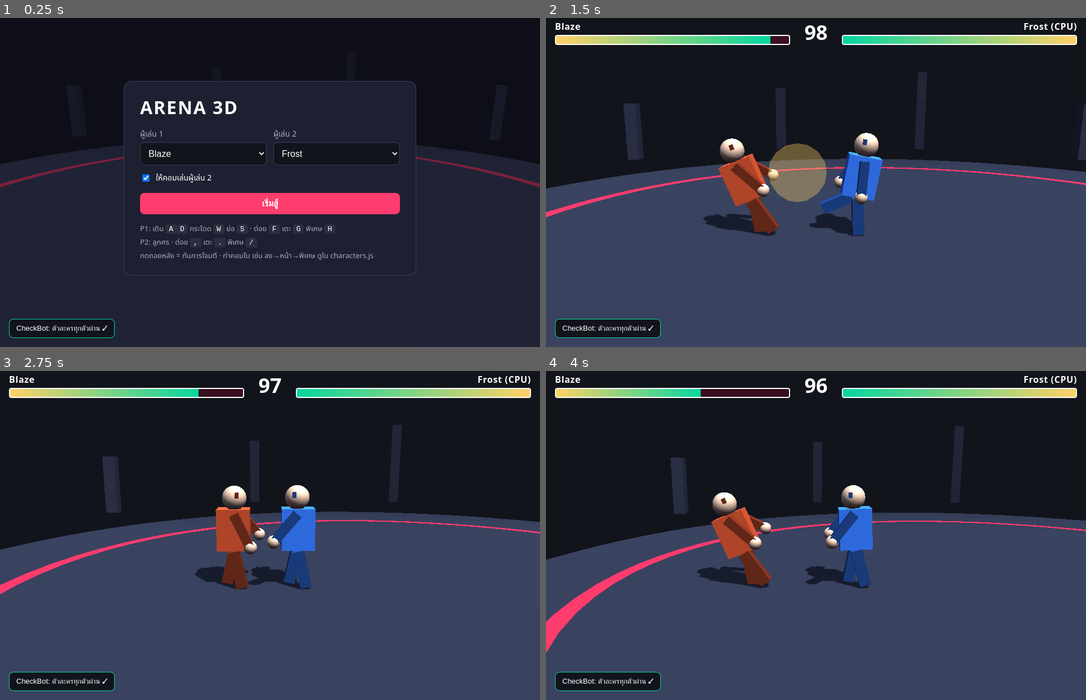
Above: before the commit, frames 1-4 (two rows, left to right).
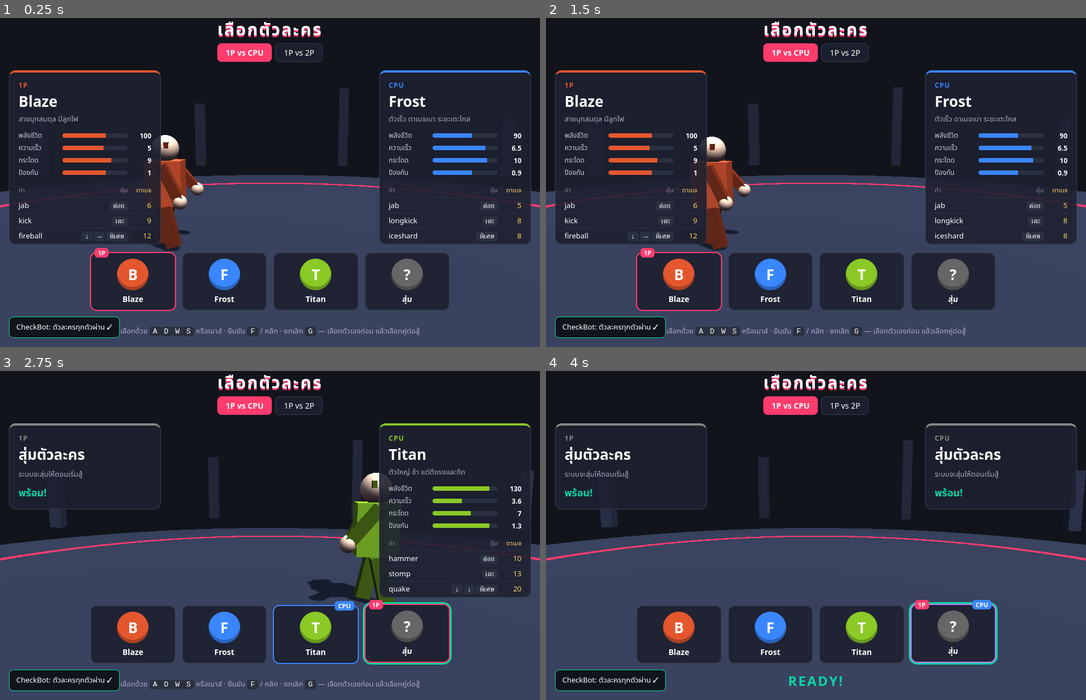
Above: after the commit, the same moments.

Repository: asiasuperxs-cloud/Anime-Game
Game: browser game, page index.html
Same seed, same stepped clock (60 frames per second), same inputs: the game is played once before the commit and once after it.
Inputs (mouse positions are in pixels of both pictures, inside the frame that each line leads up to):
- Up to frame 1 (0.25 s): no input
- Up to frame 2 (1.5 s): click "เริ่มสู้" (after the commit: "1P vs CPU") at 0.27 s; hold Right from 1.03 s (still down); tap Space at 1.1 s
- Up to frame 3 (2.75 s): release Right at 1.53 s; hold Down 1.58-1.85 s; tap Space at 1.6, 2.1, 2.6 s; hold Left 1.9-2.47 s; click (405, 634) at 2.02 s, where only the run after the commit has a clickable "? สุ่ม"; tap D at 2.52 s; hold Up from 2.52 s (still down)
- Up to frame 4 (4 s): release Up at 2.82 s; hold Right 2.87-3.53 s; tap Space at 3.1, 3.6 s; click (951, 634) at 3.27 s, where only the run after the commit has a clickable "? สุ่ม 1P"; tap A at 3.52 s; hold Up 3.58-3.82 s; hold Left from 3.87 s (still down)

The runs differ from the first frame. In frame 1, 38% of the frame differs, in the area x 0-100%, y 1-100%; in frame 2, 39%, in the area x 0-100%, y 1-98%; in frame 3, 34%; in frame 4, 27%.

Commit message:
Add character select screen

Diff:
--- a/game.js
+++ b/game.js
@@ -32,7 +32,7 @@
       msg: e ? `อ่านไฟล์ไม่ได้ (บรรทัด ${e.line}): ${e.msg}` : 'ไม่พบ window.CHARACTERS',
       fix: 'มักเกิดจากลืม comma, วงเล็บ { } [ ] ไม่ครบ หรือเครื่องหมายคำพูดไม่ปิด — รัน  node check-bot.js  เพื่อดูตำแหน่ง'
     }]);
-    $('startBtn').disabled = true;
+    $('select').classList.add('hidden');
     return;
   }
   const report = CheckBot.validate(window.CHARACTERS);
@@ -264,13 +264,7 @@
   }
 
   // ---------------- Game flow ----------------
-  const game = { state: 'menu', fighters: [], timer: ROUND_TIME, cpu: true, picks: [0, 1] };
-
-  const sel1 = $('p1'), sel2 = $('p2');
-  ROSTER.forEach((c, i) => { sel1.add(new Option(c.name, i)); sel2.add(new Option(c.name, i)); });
-  if (ROSTER.length > 1) sel2.value = 1;
-  if (ROSTER.length < 1) $('startBtn').disabled = true;
-  $('startBtn').onclick = () => { game.picks = [+sel1.value, +sel2.value]; game.cpu = $('cpu').checked; startRound(); };
+  const game = { state: 'select', fighters: [], timer: ROUND_TIME, cpu: true, picks: [0, 1] };
 
   function banner(text, ms) {
     const b = $('banner'); b.innerHTML = text; b.style.opacity = 1;
@@ -278,13 +272,14 @@
   }
 
   function startRound() {
+    clearPreviews();
     game.fighters.forEach(f => f.dispose());
     projectiles.forEach(p => scene.remove(p.mesh)); projectiles = [];
     const [a, b] = game.picks;
     const f1 = new Fighter(ROSTER[a], 0), f2 = new Fighter(ROSTER[b], 1);
     f1.opp = f2; f2.opp = f1; f2.cpuHold = 0;
     game.fighters = [f1, f2]; game.timer = ROUND_TIME; game.state = 'fight';
-    $('menu').classList.add('hidden'); $('hud').classList.remove('hidden');
+    $('select').classList.add('hidden'); $('hud').classList.remove('hidden');
     $('n1').textContent = f1.def.name; $('n2').textContent = f2.def.name + (game.cpu ? ' (CPU)' : '');
     banner('FIGHT!', 900);
   }
@@ -297,7 +292,7 @@
   }
 
   function step() {
-    if (game.state === 'menu') return;
+    if (game.state === 'select') return;
     const [f1, f2] = game.fighters;
     if (game.cpu) cpuThink(f2);
     f1.update(); f2.update(); updateFx();
@@ -313,6 +308,138 @@
     }
   }
 
+  // ---------------- หน้าเลือกตัวละคร ----------------
+  const N = ROSTER.length;                    // ช่องสุดท้าย (index N) = สุ่ม
+  const COLS = Math.min(N + 1, 6);
+  const sel = { cur: [0, Math.min(1, N - 1)], locked: [false, false], previews: [null, null], startT: null };
+  const STAT_MAX = { hp: 150, speed: 8, jump: 12, defense: 1.5 };
+  const STAT_TH = { hp: 'พลังชีวิต', speed: 'ความเร็ว', jump: 'กระโดด', defense: 'ป้องกัน' };
+  const TOKEN_TH = { U: '↑', D: '↓', F: '→', B: '←', P: 'ต่อย', K: 'เตะ', S: 'พิเศษ' };
+
+  function buildGrid() {
+    const grid = $('grid');
+    grid.style.gridTemplateColumns = `repeat(${COLS}, 1fr)`;
+    grid.innerHTML = ROSTER.map((c, i) =>
+      `<button class="ch" data-i="${i}" style="--c:${c.color}"><span class="face">${esc(c.name[0])}</span><span class="nm">${esc(c.name)}</span><i class="b1">1P</i><i class="b2">2P</i></button>`
+    ).join('') + `<button class="ch rnd" data-i="${N}" style="--c:#666"><span class="face">?</span><span class="nm">สุ่ม</span><i class="b1">1P</i><i class="b2">2P</i></button>`;
+    grid.querySelectorAll('.ch').forEach(btn => {
+      btn.onclick = () => {
+        const slot = activeSlotForMouse(); if (slot < 0) return;
+        sel.cur[slot] = +btn.dataset.i; lock(slot);
+      };
+      btn.onmouseenter = () => {
+        const slot = activeSlotForMouse(); if (slot < 0 || sel.cur[slot] === +btn.dataset.i) return;
+        sel.cur[slot] = +btn.dataset.i; refresh(slot);
+      };
+    });
+  }
+
+  function activeSlotForMouse() { return !sel.locked[0] ? 0 : !sel.locked[1] ? 1 : -1; }
+  // ปุ่มของผู้เล่น kp (0/1) คุมช่องไหน — โหมด CPU ให้ P1 เลือกทั้งตัวเองและคู่ต่อสู้
+  function slotForKeys(kp) {
+    if (game.cpu) return kp === 0 ? (sel.locked[0] ? 1 : 0) : -1;
+    return kp;
+  }
+
+  function sidePanel(slot) {
+    const i = sel.cur[slot], el = $(slot ? 'side2' : 'side1');
+    const tag = slot === 0 ? '1P' : (game.cpu ? 'CPU' : '2P');
+    const status = sel.locked[slot] ? '<div class="st ok">พร้อม!</div>'
+      : (activeSlotForMouse() === slot || !game.cpu) ? '<div class="st">กำลังเลือก…</div>' : '<div class="st dim">รอ</div>';
+    if (i === N) { el.innerHTML = `<div class="tag">${tag}</div><h2>สุ่มตัวละคร</h2><p>ระบบจะสุ่มให้ตอนเริ่มสู้</p>${status}`; el.style.setProperty('--c', '#888'); return; }
+    const c = ROSTER[i];
+    el.style.setProperty('--c', c.color);
+    const bars = Object.keys(STAT_MAX).map(k =>
+      `<div class="stat"><span>${STAT_TH[k]}</span><div class="sb"><div style="width:${Math.min(100, c.stats[k] / STAT_MAX[k] * 100)}%"></div></div><b>${c.stats[k]}</b></div>`).join('');
+    const moves = Object.keys(c.moves).map(n => {
+      const m = c.moves[n];
+      const keys = m.input.trim().split(/\s+/).map(t => `<kbd>${TOKEN_TH[t] || t}</kbd>`).join('');
+      return `<li><span>${esc(n)}</span><span>${keys}</span><em>${m.damage}</em></li>`;
+    }).join('');
+    el.innerHTML = `<div class="tag">${tag}</div><h2>${esc(c.name)}</h2>${c.description ? `<p>${esc(c.description)}</p>` : ''}${bars}<ul class="mv"><li class="hd"><span>ท่า</span><span>ปุ่ม</span><em>ดาเมจ</em></li>${moves}</ul>${status}`;
+  }
+
+  function refresh(changedSlot) {
+    $('grid').querySelectorAll('.ch').forEach(btn => {
+      const i = +btn.dataset.i;
+      btn.classList.toggle('p1', sel.cur[0] === i);
+      btn.classList.toggle('p2', sel.cur[1] === i && (sel.locked[0] || !game.cpu));
+      btn.classList.toggle('lk1', sel.locked[0] && sel.cur[0] === i);
+      btn.classList.toggle('lk2', sel.locked[1] && sel.cur[1] === i);
+    });
+    $('grid').querySelectorAll('.b2').forEach(b => b.textContent = game.cpu ? 'CPU' : '2P');
+    sidePanel(0); sidePanel(1);
+    $('modeCpu').classList.toggle('on', game.cpu); $('modeVs').classList.toggle('on', !game.cpu);
+    $('selHelp').innerHTML = game.cpu
+      ? 'เลือกด้วย <kbd>A</kbd><kbd>D</kbd><kbd>W</kbd><kbd>S</kbd> หรือเมาส์ · ยืนยัน <kbd>F</kbd> / คลิก · ยกเลิก <kbd>G</kbd> — เลือกตัวเองก่อน แล้วเลือกคู่ต่อสู้'
+      : '1P: <kbd>A</kbd><kbd>D</kbd><kbd>W</kbd><kbd>S</kbd> ยืนยัน <kbd>F</kbd> ยกเลิก <kbd>G</kbd> · 2P: ลูกศร ยืนยัน <kbd>,</kbd> ยกเลิก <kbd>.</kbd>';
+    if (changedSlot !== undefined) setPreview(changedSlot);
+  }
+
+  function setPreview(slot) {
+    if (sel.previews[slot]) sel.previews[slot].dispose();
+    sel.previews[slot] = null;
+    const i = sel.cur[slot];
+    if (i === N || (slot === 1 && game.cpu && !sel.locked[0])) return;
+    const f = new Fighter(ROSTER[i], slot);
+    f.x = slot ? 2.2 : -2.2; f.facing = slot ? -1 : 1;
+    sel.previews[slot] = f;
+  }
+  function clearPreviews() { sel.previews.forEach(f => f && f.dispose()); sel.previews = [null, null]; }
+
+  function lock(slot) {
+    sel.locked[slot] = true;
+    if (sel.cur[slot] === N) { /* สุ่มตอนเริ่ม */ }
+    refresh(slot);
+    if (game.cpu && slot === 0) refresh(1);
+    const f = sel.previews[slot];
+    if (f && f.moveList.length) { f.move = f.moveList[Math.floor(Math.random() * f.moveList.length)]; f.moveFrame = 0; }
+    if (sel.locked[0] && sel.locked[1]) {
+      $('selHelp').innerHTML = '<b class="ready">READY!</b>';
+      sel.startT = setTimeout(() => {
+        game.picks = sel.cur.map(i => i === N ? Math.floor(Math.random() * N) : i);
+        startRound();
+      }, 900);
+    }
+  }
+  function unlock(slot) {
+    clearTimeout(sel.startT);
+    sel.locked[slot] = false; refresh(slot);
+    if (game.cpu && slot === 0) refresh(1);
+  }
+
+  function selectKey(kp, k) {
+    const slot = slotForKeys(kp);
+    if (k === 'K') {                       // ยกเลิก
+      if (game.cpu) { if (sel.locked[1]) unlock(1); else if (sel.locked[0]) unlock(0); }
+      else if (sel.locked[kp]) unlock(kp);
+      return;
+    }
+    if (slot < 0 || sel.locked[slot]) return;
+    if (k === 'P' || k === 'S') { lock(slot); return; }
+    const total = N + 1, step = { L: -1, R: 1, U: -COLS, D: COLS }[k];
+    if (!step) return;
+    let n = sel.cur[slot] + step;
+    if (k === 'L' || k === 'R') n = (n + total) % total;
+    else if (n < 0 || n >= total) return;
+    sel.cur[slot] = n; refresh(slot);
+  }
+
+  function openSelect() {
+    game.state = 'select';
+    game.fighters.forEach(f => f.dispose()); game.fighters = [];
+    projectiles.forEach(p => scene.remove(p.mesh)); projectiles = [];
+    clearTimeout(sel.startT);
+    sel.locked = [false, false];
+    $('select').classList.remove('hidden'); $('hud').classList.add('hidden'); $('banner').style.opacity = 0;
+    refresh(0); refresh(1);
+  }
+
+  $('modeCpu').onclick = () => { game.cpu = true; openSelect(); };
+  $('modeVs').onclick = () => { game.cpu = false; openSelect(); };
+  if (N < 1) { $('selHelp').textContent = 'ไม่มีตัวละครที่ผ่าน CheckBot — ดูรายการ error มุมซ้ายล่าง'; }
+  else { buildGrid(); openSelect(); }
+
   // ---------------- Input ----------------
   const KEYMAP = {
     KeyA: [0, 'L'], KeyD: [0, 'R'], KeyW: [0, 'U'], KeyS: [0, 'D'], KeyF: [0, 'P'], KeyG: [0, 'K'], KeyH: [0, 'S'],
@@ -320,16 +447,15 @@
   };
   addEventListener('keydown', e => {
     if (e.code === 'Enter' && game.state === 'end') return startRound();
-    if (e.code === 'Escape' && game.state !== 'menu') {
-      game.state = 'menu'; $('menu').classList.remove('hidden'); $('hud').classList.add('hidden'); $('banner').style.opacity = 0; return;
-    }
-    const k = KEYMAP[e.code]; if (!k || game.state === 'menu') return;
+    if (e.code === 'Escape' && game.state !== 'select') return openSelect();
+    const k = KEYMAP[e.code]; if (!k) return;
     e.preventDefault(); if (e.repeat) return;
+    if (game.state === 'select') { if (N > 0) selectKey(k[0], k[1]); return; }
     if (k[0] === 1 && game.cpu) return;
     game.fighters[k[0]].press(k[1]);
   });
   addEventListener('keyup', e => {
-    const k = KEYMAP[e.code]; if (!k || game.state === 'menu') return;
+    const k = KEYMAP[e.code]; if (!k || game.state === 'select') return;
     if (k[0] === 1 && game.cpu) return;
     game.fighters[k[0]].release(k[1]);
   });
@@ -341,10 +467,17 @@
   let last = performance.now(), acc = 0;
   function frame(now) {
     acc += Math.min(0.1, (now - last) / 1000); last = now;
-    while (acc >= DT) { step(); acc -= DT; }
+    while (acc >= DT) {
+      step(); acc -= DT;
+      if (game.state === 'select') sel.previews.forEach(f => {
+        if (f && f.move && ++f.moveFrame >= f.move.m.startup + f.move.m.active + f.move.m.recovery) f.move = null;
+      });
+    }
     const t = now / 1000;
-    if (game.state === 'menu' || !game.fighters.length) {
-      camera.position.set(Math.sin(t * 0.2) * 11, 4, Math.cos(t * 0.2) * 11); camera.lookAt(0, 1, 0);
+    if (game.state === 'select') {
+      sel.previews.forEach(f => f && f.pose(t));
+      const wide = innerWidth / innerHeight < 1 ? 13 : 8.5;
+      camera.position.set(Math.sin(t * 0.3) * 0.6, 2.6, wide); camera.lookAt(0, 1.5, 0);
     } else {
       const [f1, f2] = game.fighters;
       f1.pose(t); f2.pose(t);
--- a/index.html
+++ b/index.html
@@ -18,16 +18,51 @@
   .fill { height: 100%; width: 100%; background: linear-gradient(90deg, #ffd166, #06d6a0); transition: width .15s; }
   #timer { font-size: 36px; font-weight: 800; min-width: 60px; text-align: center; }
 
-  #menu { position: fixed; inset: 0; display: grid; place-items: center; background: rgba(10,10,18,.55); }
-  .card { background: #1d2030; border: 1px solid #3a3f55; border-radius: 14px; padding: 24px 28px; width: min(520px, calc(100% - 32px)); }
-  .card h1 { margin: 0 0 16px; font-size: 32px; letter-spacing: .06em; }
-  .row { display: flex; gap: 12px; margin-bottom: 12px; flex-wrap: wrap; }
-  .row label { flex: 1; min-width: 140px; font-size: 14px; color: #aab; }
-  select, button { width: 100%; padding: 10px; font-size: 16px; border-radius: 8px; border: 1px solid #3a3f55; background: #12141c; color: #fff; margin-top: 4px; }
-  #startBtn { background: #ff3c6e; border: 0; font-weight: 700; cursor: pointer; }
-  #startBtn:disabled { opacity: .4; cursor: not-allowed; }
-  .keys { font-size: 13px; color: #aab; line-height: 1.7; margin-top: 14px; }
+  button { font: inherit; color: #fff; background: #12141c; border: 1px solid #3a3f55; border-radius: 8px; padding: 10px; }
+  #select { position: fixed; inset: 0; pointer-events: none; }
+  #select > * { pointer-events: auto; }
+  .sel-title { position: absolute; top: 14px; left: 0; right: 0; text-align: center; font-size: 30px; font-weight: 900; letter-spacing: .08em; text-shadow: 0 3px 0 #ff3c6e; pointer-events: none; }
+  .sel-mode { position: absolute; top: 60px; left: 50%; transform: translateX(-50%); display: flex; gap: 6px; }
+  .sel-mode button { width: auto; margin: 0; padding: 6px 14px; font-size: 14px; cursor: pointer; background: #1d2030cc; }
+  .sel-mode button.on { background: #ff3c6e; border-color: #ff3c6e; font-weight: 700; }
+  .side { position: absolute; top: 108px; left: 16px; width: 270px; max-height: calc(100% - 290px); overflow: auto; background: #1d2030e6; border: 1px solid #3a3f55; border-top: 4px solid var(--c, #888); border-radius: 12px; padding: 14px 16px; }
+  .side.right { left: auto; right: 16px; }
+  .side .tag { font-size: 12px; font-weight: 800; color: var(--c); letter-spacing: .1em; }
+  .side h2 { margin: 2px 0 4px; font-size: 26px; }
+  .side p { margin: 0 0 10px; color: #aab; font-size: 13px; }
+  .stat { display: grid; grid-template-columns: 70px 1fr 34px; align-items: center; gap: 8px; font-size: 12px; color: #ccd; margin: 4px 0; }
+  .stat b { text-align: right; color: #fff; }
+  .sb { height: 8px; background: #2b3040; border-radius: 4px; overflow: hidden; }
+  .sb div { height: 100%; background: var(--c); }
+  .mv { list-style: none; padding: 0; margin: 10px 0 0; font-size: 13px; }
+  .mv li { display: grid; grid-template-columns: 1fr auto 34px; gap: 8px; align-items: center; padding: 4px 0; border-top: 1px solid #2b3040; }
+  .mv li.hd { color: #889; font-size: 11px; border: 0; }
+  .mv em { font-style: normal; text-align: right; color: #ffd166; }
+  .mv kbd { margin-left: 2px; }
+  .st { margin-top: 10px; font-weight: 700; color: #ffd166; }
+  .st.ok { color: #06d6a0; font-size: 18px; } .st.dim { color: #667; }
+  .grid { position: absolute; bottom: 64px; left: 50%; transform: translateX(-50%); display: grid; gap: 10px; width: min(640px, calc(100% - 32px)); }
+  .ch { position: relative; margin: 0; padding: 10px 6px 8px; display: flex; flex-direction: column; align-items: center; gap: 6px; cursor: pointer; background: #1d2030e6; border: 2px solid #3a3f55; border-radius: 12px; transition: transform .1s; }
+  .ch:hover { transform: translateY(-2px); }
+  .ch .face { width: 56px; height: 56px; border-radius: 50%; display: grid; place-items: center; font-size: 26px; font-weight: 900; background: var(--c); box-shadow: inset 0 -6px 0 rgba(0,0,0,.25); }
+  .ch .nm { font-size: 14px; font-weight: 700; }
+  .ch i { position: absolute; top: -9px; font-style: normal; font-size: 11px; font-weight: 800; padding: 1px 6px; border-radius: 6px; display: none; }
+  .ch .b1 { left: 6px; background: #ff3c6e; } .ch .b2 { right: 6px; background: #3a86ff; }
+  .ch.p1 { border-color: #ff3c6e; } .ch.p1 .b1 { display: block; }
+  .ch.p2 { border-color: #3a86ff; } .ch.p2 .b2 { display: block; }
+  .ch.p1.p2 { border-color: #c77dff; }
+  .ch.lk1, .ch.lk2 { box-shadow: 0 0 0 3px #06d6a0; }
+  .sel-help { position: absolute; bottom: 18px; left: 0; right: 0; text-align: center; font-size: 13px; color: #aab; padding: 0 16px; }
+  .sel-help .ready { font-size: 24px; color: #06d6a0; letter-spacing: .1em; }
   kbd { background: #2b3040; border-radius: 4px; padding: 1px 6px; color: #fff; }
+  @media (max-width: 760px) {
+    .sel-title { font-size: 22px; }
+    .side { top: 100px; width: calc(50% - 22px); max-height: 34vh; padding: 10px; }
+    .side h2 { font-size: 18px; } .side p, .mv { display: none; }
+    .stat { grid-template-columns: 52px 1fr; } .stat b { display: none; }
+    .ch .face { width: 40px; height: 40px; font-size: 20px; }
+    .sel-help { font-size: 0; } .sel-help .ready { font-size: 20px; }
+  }
 
   #banner { position: fixed; top: 38%; left: 0; right: 0; text-align: center; font-size: 72px; font-weight: 900; letter-spacing: .08em;
             text-shadow: 0 4px 0 #ff3c6e; opacity: 0; transition: opacity .25s; pointer-events: none; }
@@ -50,21 +85,13 @@
     <div class="bar right"><div class="name" id="n2">P2</div><div class="track"><div class="fill" id="hp2"></div></div></div>
   </div>
 
-  <div id="menu">
-    <div class="card">
-      <h1>ARENA 3D</h1>
-      <div class="row">
-        <label>ผู้เล่น 1<select id="p1"></select></label>
-        <label>ผู้เล่น 2<select id="p2"></select></label>
-      </div>
-      <div class="row"><label style="display:flex;align-items:center;gap:8px;color:#fff"><input type="checkbox" id="cpu" checked> ให้คอมเล่นผู้เล่น 2</label></div>
-      <button id="startBtn">เริ่มสู้</button>
-      <div class="keys">
-        P1: เดิน <kbd>A</kbd><kbd>D</kbd> กระโดด <kbd>W</kbd> ย่อ <kbd>S</kbd> · ต่อย <kbd>F</kbd> เตะ <kbd>G</kbd> พิเศษ <kbd>H</kbd><br>
-        P2: ลูกศร · ต่อย <kbd>,</kbd> เตะ <kbd>.</kbd> พิเศษ <kbd>/</kbd><br>
-        กดถอยหลัง = กันการโจมตี · ท่าคอมโบ เช่น ลง→หน้า→พิเศษ ดูใน characters.js
-      </div>
-    </div>
+  <div id="select">
+    <div class="sel-title">เลือกตัวละคร</div>
+    <div class="sel-mode"><button id="modeCpu" class="on">1P vs CPU</button><button id="modeVs">1P vs 2P</button></div>
+    <div class="side" id="side1"></div>
+    <div class="side right" id="side2"></div>
+    <div class="grid" id="grid"></div>
+    <div class="sel-help" id="selHelp"></div>
   </div>
 
   <div id="banner"></div>
